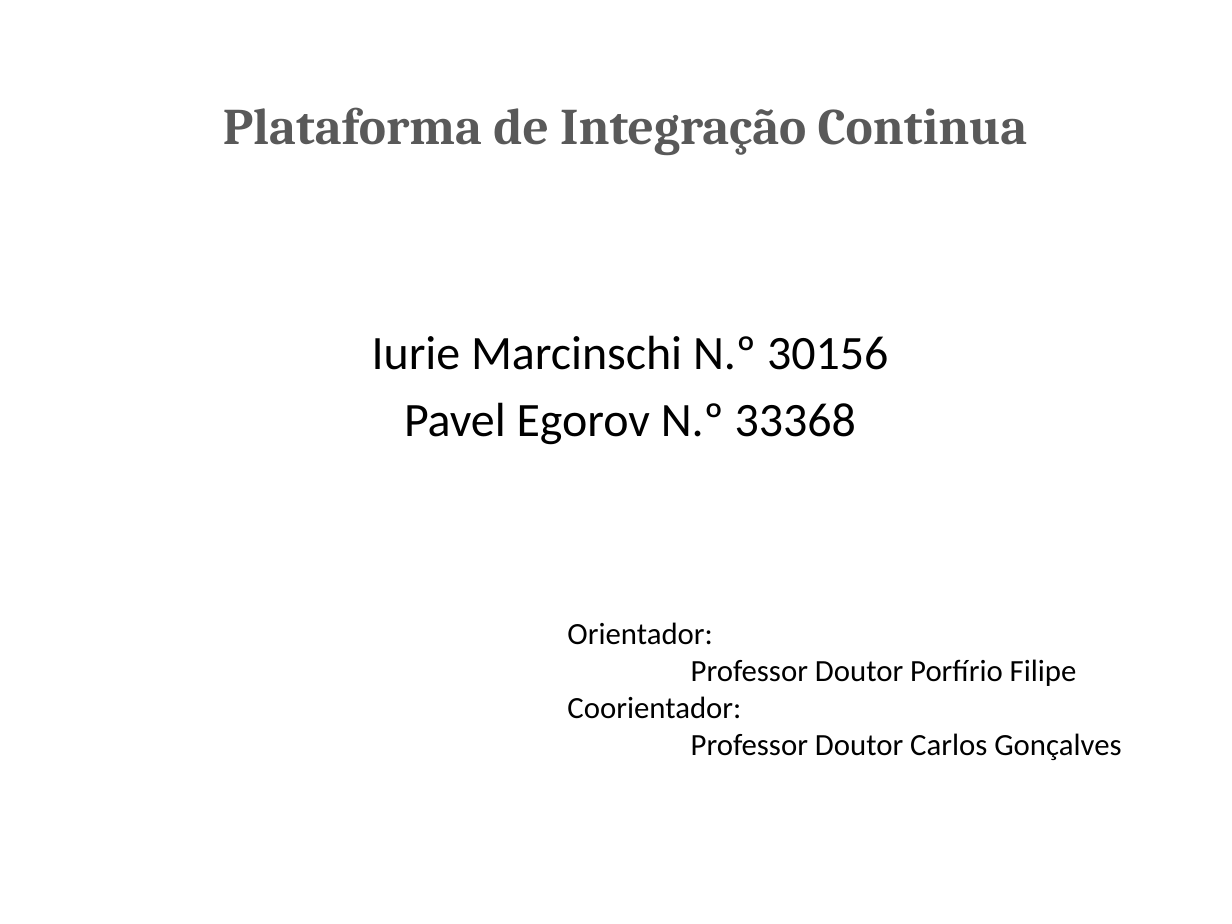
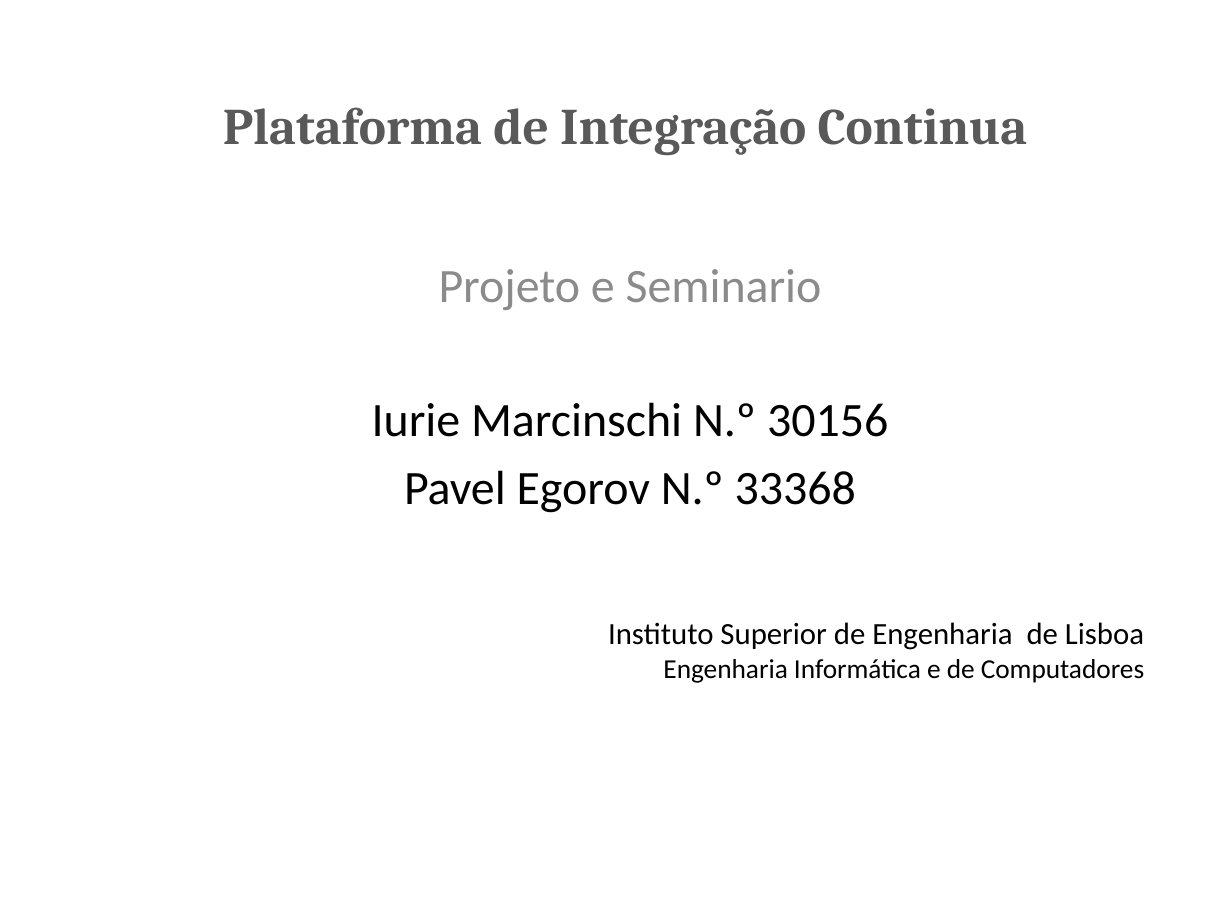
Before and after one commit to marcinschi-iuri/ciaasDocs, a slide deck: slide 1 of PCIS.pptx. Drawn at 1232x924 pixels with LibreOffice and Linux fonts; fonts in the diff are those of the drawing. Boxes give left, top, right and bottom in pixels: in the first picture for what was removed or moved away, otherwise in the second. Text is boxed around its words. In the diff, an @@ line names an element or a change of style, - is before the commit and + after.

```diff
--- a/PCIS.pptx
+++ b/PCIS.pptx
@@ subtitle at [439,269,822,310]: paragraph added @@
+Projeto e Seminario
@@ text at [608,622,1144,683]: text changed @@
-Orientador:
-Professor Doutor Porfírio Filipe
-Coorientador:
-Professor Doutor Carlos Gonçalves
+Instituto Superior de Engenharia de Lisboa
+Engenharia Informática e de Computadores
```
Also in this commit, not shown: 12 other slides changed, 8 slides added, 2 other files.
